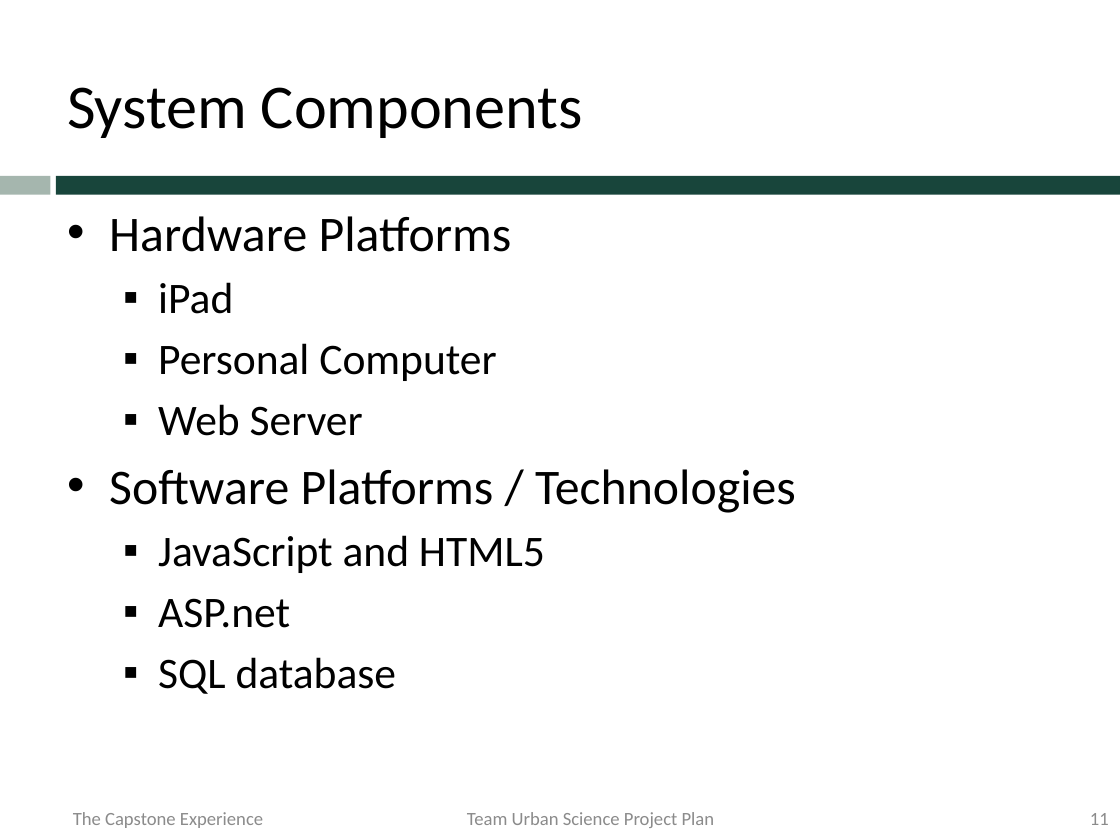
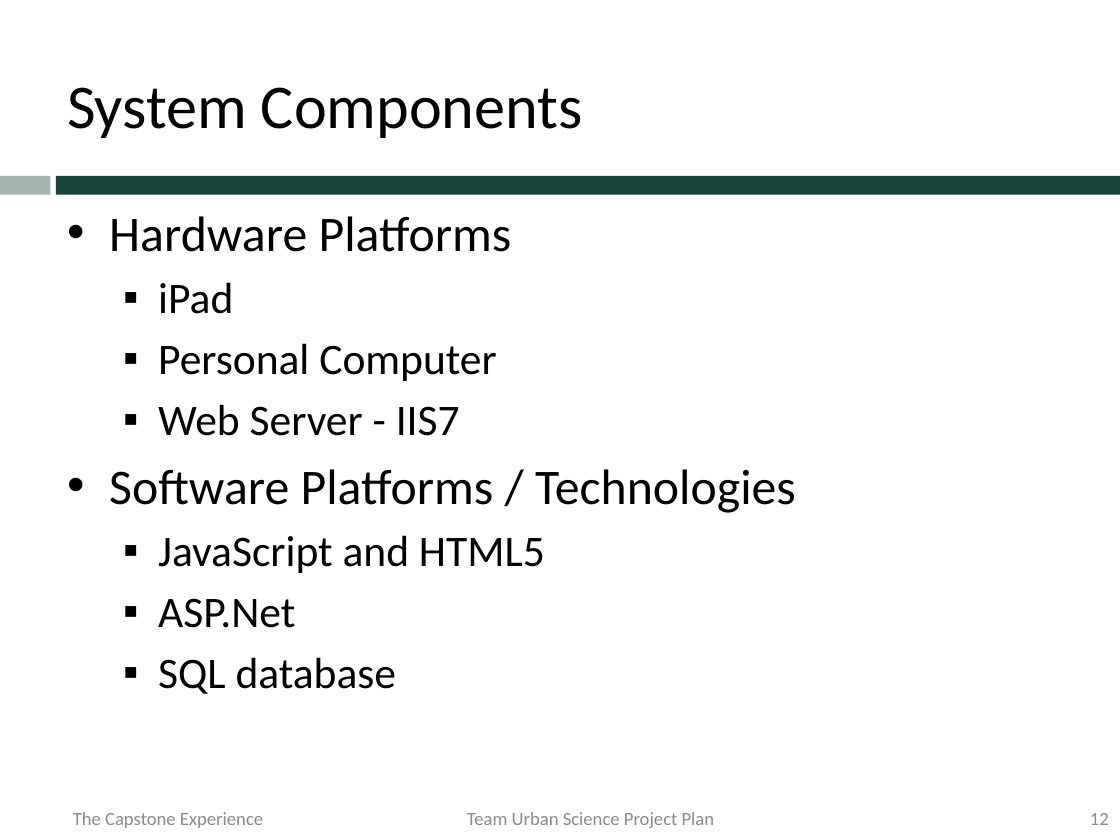
Before and after one commit to msu-capstone-team-urban-science/infographic-generator, a slide deck: slide 12 of project-plan-presentation/team-urban-science-project-plan-presentation.pptx (slide 11 before the commit). Drawn at 1120x840 pixels with LibreOffice and Linux fonts; fonts in the diff are those of the drawing; background and template pictures are left out. Boxes give left, top, right and bottom in pixels: in the first picture for what was removed or moved away, otherwise in the second. Text is boxed around its words. In the diff, an @@ line names an element or a change of style, - is before the commit and + after.

```diff
--- a/project-plan-presentation/team-urban-science-project-plan-presentation.pptx
+++ b/project-plan-presentation/team-urban-science-project-plan-presentation.pptx
@@ text at (158,404,460,436): text changed @@
-  ▪ Web Server
+  ▪ Web Server - IIS7
@@ text at (158,598,295,628): text changed @@
-  ▪ ASP.net
+  ▪ ASP.Net
@@ page number at (1090,813,1109,825): text changed @@
-11
+12
```
Also in this commit, not shown: 4 other slides changed, 1 slide added.
